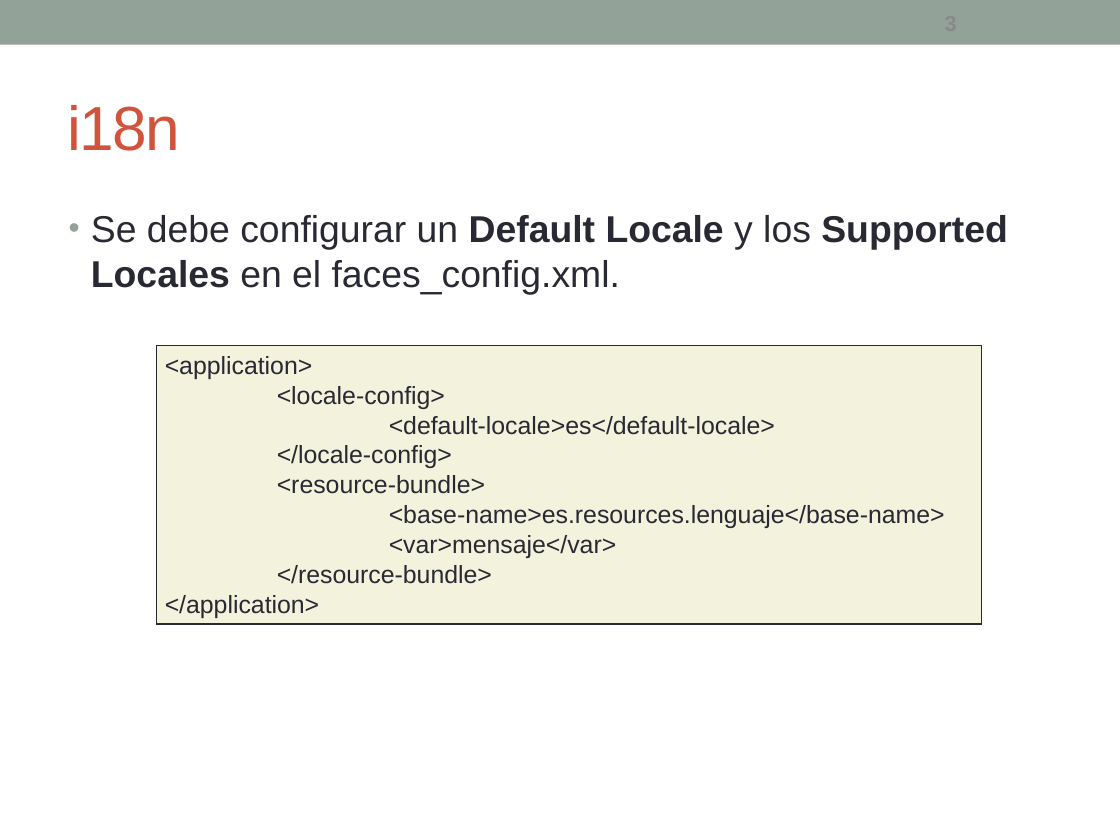
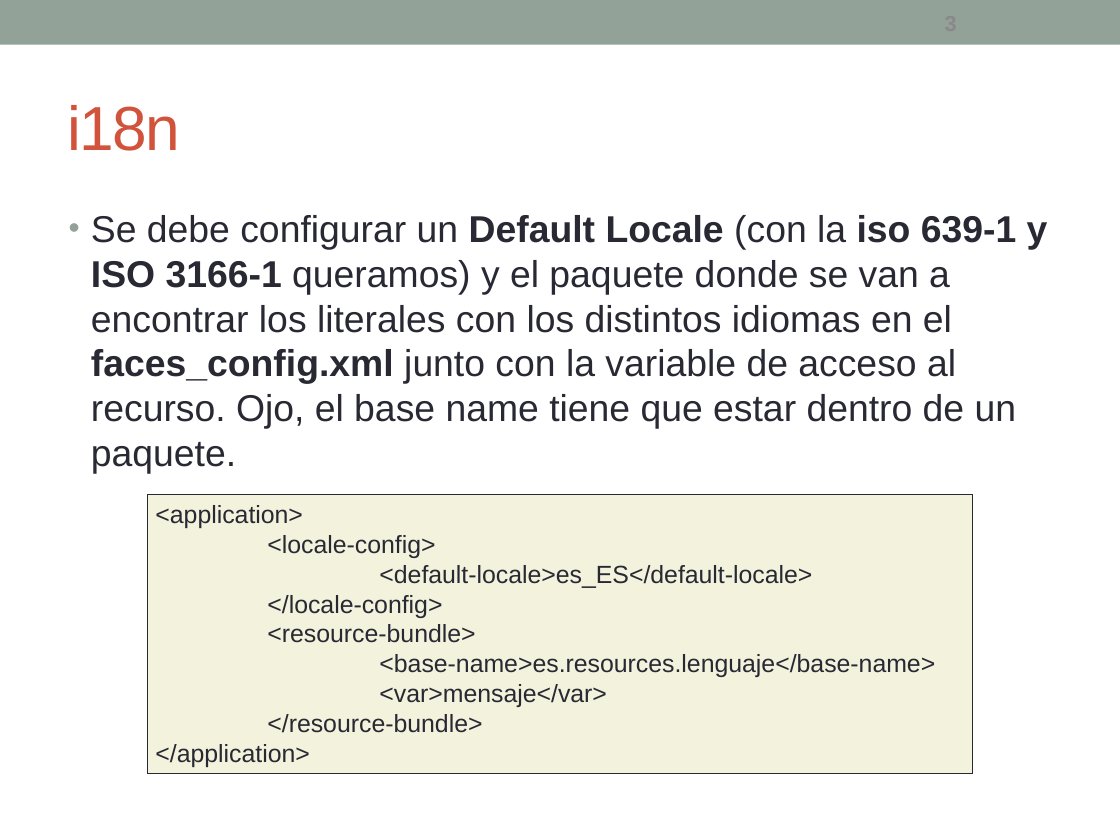
Before and after one commit to fdepablo/WsCursoJavaEE, a slide deck: slide 3 of _18_JSF/powerpoint/JSF - 6 - Internacionalizacion.pptx. Drawn at 1120x840 pixels with LibreOffice and Linux fonts; fonts in the diff are those of the drawing. Boxes give left, top, right and bottom in pixels: in the first picture for what was removed or moved away, otherwise in the second. Text is boxed around its words. In the diff, an @@ line names an element or a change of style, - is before the commit and + after.

```diff
--- a/_18_JSF/powerpoint/JSF - 6 - Internacionalizacion.pptx
+++ b/_18_JSF/powerpoint/JSF - 6 - Internacionalizacion.pptx
@@ text at [91,215,1048,474]: text changed @@
-• Se debe configurar un Default Locale y los Supported Locales en el faces_config.xml.
+• Se debe configurar un Default Locale (con la iso 639-1 y ISO 3166-1 queramos) y el paquete donde se van a encontrar los literales con los distintos idiomas en el faces_config.xml junto con la variable de acceso al recurso. Ojo, el base name tiene que estar dentro de un paquete.
@@ rectangle "<application>": place and size @@
-rectangle "<application>" at [157,346,981,625]
+rectangle "<application>" at [148,495,972,774]
@@ text in rectangle at [379,565,812,588]: text changed @@
-<default-locale>es</default-locale>
+<default-locale>es_ES</default-locale>
```
Also in this commit, not shown: 1 other slide changed, 16 other files.
